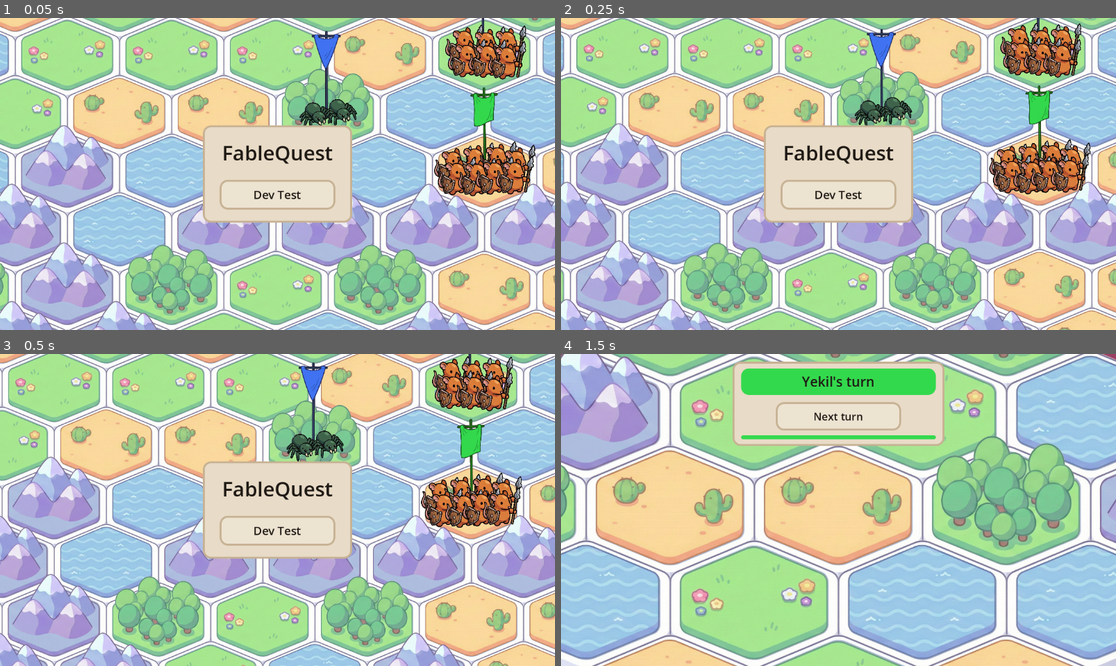
Above: before the commit, frames 1-4 (two rows, left to right).
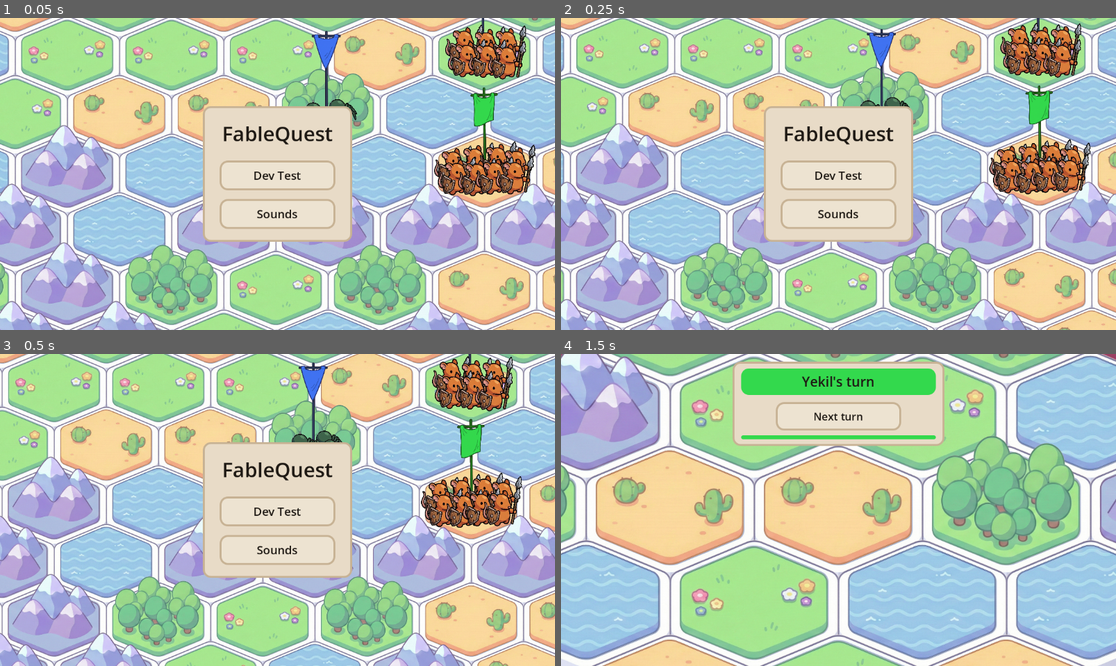
Above: after the commit, the same moments.

Repository: pebll/tbsge
Game: Godot game, scene res://scenes/runnables/menu.tscn
Same seed, same stepped clock (60 frames per second), same inputs: the game is played once before the commit and once after it. This scene is started directly instead of the project's main scene. Sound files missing from this copy of the repository are replaced by a short silence.
Inputs:
- Up to frame 1 (0.05 s): no input
- Up to frame 2 (0.25 s): no input
- Up to frame 3 (0.5 s): no input
- Up to frame 4 (1.5 s): click "Dev Test" at 0.5 s; click "Sandbox (spawn & fight)" at 1.25 s

The runs differ from the first frame. In frame 1, 5.5% of the frame differs, in the area x 36-64%, y 28-72%; in frame 2, 5.5%; in frame 3, 5.5%; in frame 4, nothing differs.

Commit message:
better sound options, music persistent

Diff:
--- /dev/null
+++ b/default_bus_layout.tres
@@ -0,0 +1,21 @@
+[gd_resource type="AudioBusLayout" format=3]
+
+[resource]
+bus/1/name = &"Menu"
+bus/1/solo = false
+bus/1/mute = false
+bus/1/bypass_fx = false
+bus/1/volume_db = 0.0
+bus/1/send = &"Master"
+bus/2/name = &"Game"
+bus/2/solo = false
+bus/2/mute = false
+bus/2/bypass_fx = false
+bus/2/volume_db = 0.0
+bus/2/send = &"Master"
+bus/3/name = &"Music"
+bus/3/solo = false
+bus/3/mute = false
+bus/3/bypass_fx = false
+bus/3/volume_db = 0.0
+bus/3/send = &"Master"
--- a/project.godot
+++ b/project.godot
@@ -18,6 +18,10 @@
 run/main_scene="res://scenes/runnables/minigame.tscn"
 config/features=PackedStringArray("4.6", "Mobile")
 config/icon="res://icon.svg"
+
+[audio]
+
+buses/default_bus_layout="res://default_bus_layout.tres"
 
 [autoload]
 
--- a/scenes/runnables/menu.tscn
+++ b/scenes/runnables/menu.tscn
@@ -2,7 +2,6 @@
 
 [ext_resource type="Script" uid="uid://cf33u7p6gtxa0" path="res://scripts/visu/menu_background.gd" id="1_bg"]
 [ext_resource type="Script" uid="uid://wrgrgpcmorv2" path="res://scripts/ui/main_menu.gd" id="2_menu"]
-[ext_resource type="AudioStream" uid="uid://bc43avkb8krt5" path="res://assets_raw/music/bgmusic_menu.wav" id="3_bgm"]
 [ext_resource type="PackedScene" path="res://scenes/ui/game_button.tscn" id="3_gb"]
 
 [node name="Menu" type="Node2D" unique_id=706520335]
@@ -12,10 +11,6 @@
 
 [node name="Camera2D" type="Camera2D" parent="." unique_id=734987297]
 zoom = Vector2(1.6, 1.6)
-
-[node name="BGM" type="AudioStreamPlayer" parent="." unique_id=1743944666]
-stream = ExtResource("3_bgm")
-autoplay = true
 
 [node name="UI" type="CanvasLayer" parent="." unique_id=1857142130]
 
@@ -51,7 +46,78 @@
 text = "FableQuest"
 horizontal_alignment = 1
 
-[node name="DevTestButton" parent="UI/MainMenu/CenterContainer/MenuPanel/VBox" unique_id=220938300 instance=ExtResource("3_gb")]
+[node name="MainButtons" type="VBoxContainer" parent="UI/MainMenu/CenterContainer/MenuPanel/VBox" unique_id=1100000001]
+unique_name_in_owner = true
+layout_mode = 2
+theme_override_constants/separation = 12
+
+[node name="DevTestButton" parent="UI/MainMenu/CenterContainer/MenuPanel/VBox/MainButtons" unique_id=220938300 instance=ExtResource("3_gb")]
 unique_name_in_owner = true
 text = "Dev Test"
 preferred_width = 240
+
+[node name="SoundsButton" parent="UI/MainMenu/CenterContainer/MenuPanel/VBox/MainButtons" unique_id=220938301 instance=ExtResource("3_gb")]
+unique_name_in_owner = true
+text = "Sounds"
+preferred_width = 240
+
+[node name="SoundsPanel" type="VBoxContainer" parent="UI/MainMenu/CenterContainer/MenuPanel/VBox" unique_id=1100000002]
+unique_name_in_owner = true
+visible = false
+layout_mode = 2
+theme_override_constants/separation = 14
+
+[node name="MenuSoundRow" type="VBoxContainer" parent="UI/MainMenu/CenterContainer/MenuPanel/VBox/SoundsPanel" unique_id=1100000003]
+layout_mode = 2
+theme_override_constants/separation = 4
+
+[node name="MenuSoundLabel" type="Label" parent="UI/MainMenu/CenterContainer/MenuPanel/VBox/SoundsPanel/MenuSoundRow" unique_id=1100000004]
+layout_mode = 2
+text = "Menu sounds"
+horizontal_alignment = 1
+
+[node name="MenuSoundSlider" type="HSlider" parent="UI/MainMenu/CenterContainer/MenuPanel/VBox/SoundsPanel/MenuSoundRow" unique_id=1100000005]
+unique_name_in_owner = true
+custom_minimum_size = Vector2(240, 0)
+layout_mode = 2
+max_value = 1.0
+step = 0.01
+value = 1.0
+
+[node name="GameSoundRow" type="VBoxContainer" parent="UI/MainMenu/CenterContainer/MenuPanel/VBox/SoundsPanel" unique_id=1100000006]
+layout_mode = 2
+theme_override_constants/separation = 4
+
+[node name="GameSoundLabel" type="Label" parent="UI/MainMenu/CenterContainer/MenuPanel/VBox/SoundsPanel/GameSoundRow" unique_id=1100000007]
+layout_mode = 2
+text = "In-game sounds"
+horizontal_alignment = 1
+
+[node name="GameSoundSlider" type="HSlider" parent="UI/MainMenu/CenterContainer/MenuPanel/VBox/SoundsPanel/GameSoundRow" unique_id=1100000008]
+unique_name_in_owner = true
+custom_minimum_size = Vector2(240, 0)
+layout_mode = 2
+max_value = 1.0
+step = 0.01
+
+[node name="MusicSoundRow" type="VBoxContainer" parent="UI/MainMenu/CenterContainer/MenuPanel/VBox/SoundsPanel" unique_id=1100000009]
+layout_mode = 2
+theme_override_constants/separation = 4
+
+[node name="MusicSoundLabel" type="Label" parent="UI/MainMenu/CenterContainer/MenuPanel/VBox/SoundsPanel/MusicSoundRow" unique_id=1100000010]
+layout_mode = 2
+text = "Music"
+horizontal_alignment = 1
+
+[node name="MusicSoundSlider" type="HSlider" parent="UI/MainMenu/CenterContainer/MenuPanel/VBox/SoundsPanel/MusicSoundRow" unique_id=1100000011]
+unique_name_in_owner = true
+custom_minimum_size = Vector2(240, 0)
+layout_mode = 2
+max_value = 1.0
+step = 0.01
+value = 1.0
+
+[node name="BackButton" parent="UI/MainMenu/CenterContainer/MenuPanel/VBox/SoundsPanel" unique_id=220938302 instance=ExtResource("3_gb")]
+unique_name_in_owner = true
+text = "Back"
+preferred_width = 240
--- a/scripts/core/audio_manager.gd
+++ b/scripts/core/audio_manager.gd
@@ -4,13 +4,33 @@
 const LegionSfxScript = preload("res://scripts/core/legion_sfx.gd")
 const LegionSfxDefaultsScript = preload("res://scripts/core/legion_sfx_defaults.gd")
 
+const BUS_MENU := "Menu"
+const BUS_GAME := "Game"
+const BUS_MUSIC := "Music"
+
+const SETTINGS_PATH := "user://audio_settings.cfg"
+const SETTINGS_SECTION := "volume"
+
+const DEFAULT_MENU_VOLUME := 1.0
+const DEFAULT_GAME_VOLUME := 0.0
+const DEFAULT_MUSIC_VOLUME := 1.0
+
+const DEFAULT_MUSIC_STREAM := preload("res://assets_raw/music/bgmusic_menu.wav")
+
 const MAX_UI_SFX_PLAYERS := 6
+const MAX_SELECT_SFX_PLAYERS := 6
 const MAX_HIT_SFX_PLAYERS := 20
 const MAX_HEAL_SFX_PLAYERS := 6
 const MAX_MOVE_SFX_PLAYERS := 8
 const MAX_DEATH_SFX_PLAYERS := 8
 
+var menu_volume: float = DEFAULT_MENU_VOLUME
+var game_volume: float = DEFAULT_GAME_VOLUME
+var music_volume: float = DEFAULT_MUSIC_VOLUME
+
 var sounds: Dictionary = {}
+var _music_player: AudioStreamPlayer
+var _ui_players: Array[AudioStreamPlayer] = []
 var _select_players: Array[AudioStreamPlayer] = []
 var _hit_players: Array[AudioStreamPlayer] = []
 var _heal_players: Array[AudioStreamPlayer] = []
@@ -26,17 +46,59 @@
 	sounds["tile_hover"] = preload("res://assets/sfx/ui/hover.mp3")
 	sounds["heal"] = preload("res://assets/sfx/combat/heal.wav")
 
-	_select_players = _make_players(MAX_UI_SFX_PLAYERS)
-	_hit_players = _make_players(MAX_HIT_SFX_PLAYERS)
-	_heal_players = _make_players(MAX_HEAL_SFX_PLAYERS)
-	_move_players = _make_players(MAX_MOVE_SFX_PLAYERS)
-	_death_players = _make_players(MAX_DEATH_SFX_PLAYERS)
+	_ui_players = _make_players(MAX_UI_SFX_PLAYERS, BUS_MENU)
+	_select_players = _make_players(MAX_SELECT_SFX_PLAYERS, BUS_GAME)
+	_hit_players = _make_players(MAX_HIT_SFX_PLAYERS, BUS_GAME)
+	_heal_players = _make_players(MAX_HEAL_SFX_PLAYERS, BUS_GAME)
+	_move_players = _make_players(MAX_MOVE_SFX_PLAYERS, BUS_GAME)
+	_death_players = _make_players(MAX_DEATH_SFX_PLAYERS, BUS_GAME)
+
+	_music_player = AudioStreamPlayer.new()
+	_music_player.bus = BUS_MUSIC
+	_music_player.finished.connect(_on_music_finished)
+	add_child(_music_player)
+
+	_load_settings()
+	_apply_all_volumes()
+	ensure_music()
+
+## Keeps current playback if the same stream is already playing (survives scene changes).
+func ensure_music(stream: AudioStream = null) -> void:
+	if stream == null:
+		stream = DEFAULT_MUSIC_STREAM
+	if _music_player.playing and _music_player.stream == stream:
+		return
+	_music_player.stream = stream
+	_music_player.play()
+
+func _on_music_finished() -> void:
+	# Restart instead of WAV loop points — this stream is IMA-ADPCM, which loops poorly.
+	if _music_player.stream != null:
+		_music_player.play()
+
+func set_menu_volume(value: float, persist: bool = true) -> void:
+	menu_volume = clampf(value, 0.0, 1.0)
+	_apply_bus_volume(BUS_MENU, menu_volume)
+	if persist:
+		_save_settings()
+
+func set_game_volume(value: float, persist: bool = true) -> void:
+	game_volume = clampf(value, 0.0, 1.0)
+	_apply_bus_volume(BUS_GAME, game_volume)
+	if persist:
+		_save_settings()
+
+func set_music_volume(value: float, persist: bool = true) -> void:
+	music_volume = clampf(value, 0.0, 1.0)
+	_apply_bus_volume(BUS_MUSIC, music_volume)
+	if persist:
+		_save_settings()
 
 func play_sfx(sound_name: String) -> void:
 	if not sounds.has(sound_name):
 		push_warning("Sound not found: " + sound_name)
 		return
-	_play_on_first_free(_select_players, sounds[sound_name])
+	_play_on_first_free(_ui_players, sounds[sound_name])
 
 func play_legion_sfx(unit_type: String, action: LegionSfxAction.Kind) -> void:
 	match action:
@@ -79,8 +141,9 @@
 func _play_select(unit_type: String) -> void:
 	var stream := LegionSfxScript.stream_for(unit_type, LegionSfxAction.Kind.SELECT)
 	if stream == null:
-		play_sfx("tile_click")
-		return
+		stream = sounds.get("tile_click") as AudioStream
+		if stream == null:
+			return
 	_play_on_first_free(_select_players, stream)
 
 func _play_move(unit_type: String) -> void:
@@ -108,11 +171,11 @@
 	_play_round_robin(_death_players, stream, _death_player_idx)
 	_death_player_idx = (_death_player_idx + 1) % _death_players.size()
 
-func _make_players(count: int) -> Array[AudioStreamPlayer]:
+func _make_players(count: int, bus_name: String) -> Array[AudioStreamPlayer]:
 	var players: Array[AudioStreamPlayer] = []
 	for i in range(count):
 		var player := AudioStreamPlayer.new()
-		player.bus = "SFX"
+		player.bus = bus_name
 		add_child(player)
 		players.append(player)
 	return players
@@ -132,3 +195,40 @@
 	player.stop()
 	player.stream = stream
 	player.play()
+
+func _apply_all_volumes() -> void:
+	_apply_bus_volume(BUS_MENU, menu_volume)
+	_apply_bus_volume(BUS_GAME, game_volume)
+	_apply_bus_volume(BUS_MUSIC, music_volume)
+
+func _apply_bus_volume(bus_name: String, linear: float) -> void:
+	var idx := AudioServer.get_bus_index(bus_name)
+	if idx < 0:
+		push_warning("Audio bus not found: " + bus_name)
+		return
+	var muted := linear <= 0.0
+	AudioServer.set_bus_mute(idx, muted)
+	if muted:
+		AudioServer.set_bus_volume_db(idx, -80.0)
+	else:
+		AudioServer.set_bus_volume_db(idx, linear_to_db(linear))
+
+func _load_settings() -> void:
+	var cfg := ConfigFile.new()
+	if cfg.load(SETTINGS_PATH) != OK:
+		menu_volume = DEFAULT_MENU_VOLUME
+		game_volume = DEFAULT_GAME_VOLUME
+		music_volume = DEFAULT_MUSIC_VOLUME
+		return
+	menu_volume = clampf(float(cfg.get_value(SETTINGS_SECTION, "menu", DEFAULT_MENU_VOLUME)), 0.0, 1.0)
+	game_volume = clampf(float(cfg.get_value(SETTINGS_SECTION, "game", DEFAULT_GAME_VOLUME)), 0.0, 1.0)
+	music_volume = clampf(float(cfg.get_value(SETTINGS_SECTION, "music", DEFAULT_MUSIC_VOLUME)), 0.0, 1.0)
+
+func _save_settings() -> void:
+	var cfg := ConfigFile.new()
+	cfg.set_value(SETTINGS_SECTION, "menu", menu_volume)
+	cfg.set_value(SETTINGS_SECTION, "game", game_volume)
+	cfg.set_value(SETTINGS_SECTION, "music", music_volume)
+	var err := cfg.save(SETTINGS_PATH)
+	if err != OK:
+		push_warning("Failed to save audio settings: %s" % error_string(err))
--- a/scripts/minigame/minigame_root.gd
+++ b/scripts/minigame/minigame_root.gd
@@ -43,6 +43,7 @@
 @onready var _camera: Camera2D = $Camera2D
 
 func _ready() -> void:
+	AudioManager.ensure_music()
 	var config: MinigameConfig = load(config_path)
 	if config == null:
 		push_error("Failed to load minigame config: %s" % config_path)
--- a/scripts/ui/dev_test_menu.gd
+++ b/scripts/ui/dev_test_menu.gd
@@ -16,6 +16,7 @@
 @onready var back_button: GameButton = %BackButton
 
 func _ready() -> void:
+	AudioManager.ensure_music()
 	_apply_styles()
 	sandbox_button.pressed.connect(func(): get_tree().change_scene_to_file(SANDBOX_SCENE))
 	duel_button.pressed.connect(func(): get_tree().change_scene_to_file(DUEL_R3_SCENE))
--- a/scripts/ui/main_menu.gd
+++ b/scripts/ui/main_menu.gd
@@ -9,10 +9,24 @@
 const RADIUS := 16
 
 @onready var dev_test_button: GameButton = %DevTestButton
+@onready var sounds_button: GameButton = %SoundsButton
+@onready var back_button: GameButton = %BackButton
+@onready var main_buttons: VBoxContainer = %MainButtons
+@onready var sounds_panel: VBoxContainer = %SoundsPanel
+@onready var menu_sound_slider: HSlider = %MenuSoundSlider
+@onready var game_sound_slider: HSlider = %GameSoundSlider
+@onready var music_sound_slider: HSlider = %MusicSoundSlider
 
 func _ready() -> void:
+	AudioManager.ensure_music()
 	_apply_styles()
+	_sync_sliders_from_audio()
 	dev_test_button.pressed.connect(_on_dev_test_pressed)
+	sounds_button.pressed.connect(_on_sounds_pressed)
+	back_button.pressed.connect(_on_back_pressed)
+	menu_sound_slider.value_changed.connect(_on_menu_volume_changed)
+	game_sound_slider.value_changed.connect(_on_game_volume_changed)
+	music_sound_slider.value_changed.connect(_on_music_volume_changed)
 
 func _apply_styles() -> void:
 	var panel_sb := StyleBoxFlat.new()
@@ -36,5 +50,37 @@
 	title.add_theme_color_override("font_color", COLOR_TEXT)
 	title.add_theme_font_size_override("font_size", 42)
 
+	for child in sounds_panel.get_children():
+		if child is VBoxContainer:
+			for row_child in child.get_children():
+				if row_child is Label:
+					row_child.add_theme_color_override("font_color", COLOR_TEXT)
+					row_child.add_theme_font_size_override("font_size", 18)
+
+func _sync_sliders_from_audio() -> void:
+	menu_sound_slider.set_value_no_signal(AudioManager.menu_volume)
+	game_sound_slider.set_value_no_signal(AudioManager.game_volume)
+	music_sound_slider.set_value_no_signal(AudioManager.music_volume)
+
+func _show_sounds(show_sounds: bool) -> void:
+	main_buttons.visible = not show_sounds
+	sounds_panel.visible = show_sounds
+
 func _on_dev_test_pressed() -> void:
 	get_tree().change_scene_to_file(DEV_TEST_SCENE)
+
+func _on_sounds_pressed() -> void:
+	_sync_sliders_from_audio()
+	_show_sounds(true)
+
+func _on_back_pressed() -> void:
+	_show_sounds(false)
+
+func _on_menu_volume_changed(value: float) -> void:
+	AudioManager.set_menu_volume(value)
+
+func _on_game_volume_changed(value: float) -> void:
+	AudioManager.set_game_volume(value)
+
+func _on_music_volume_changed(value: float) -> void:
+	AudioManager.set_music_volume(value)
Binary file added: assets/projectiles/arrow.png
Not shown, added: assets/projectiles/arrow.png.import
Binary file added: assets/projectiles/bandage.png
Not shown, added: assets/projectiles/bandage.png.import
Binary file added: assets/projectiles/bolt.png
Not shown, added: assets/projectiles/bolt.png.import
Binary file added: assets/projectiles/dart.png
Not shown, added: assets/projectiles/dart.png.import
Binary file added: assets/projectiles/fireball.png
Not shown, added: assets/projectiles/fireball.png.import
Binary file added: assets/projectiles/magicball.png
Not shown, added: assets/projectiles/magicball.png.import
(and 15 more such lines)
